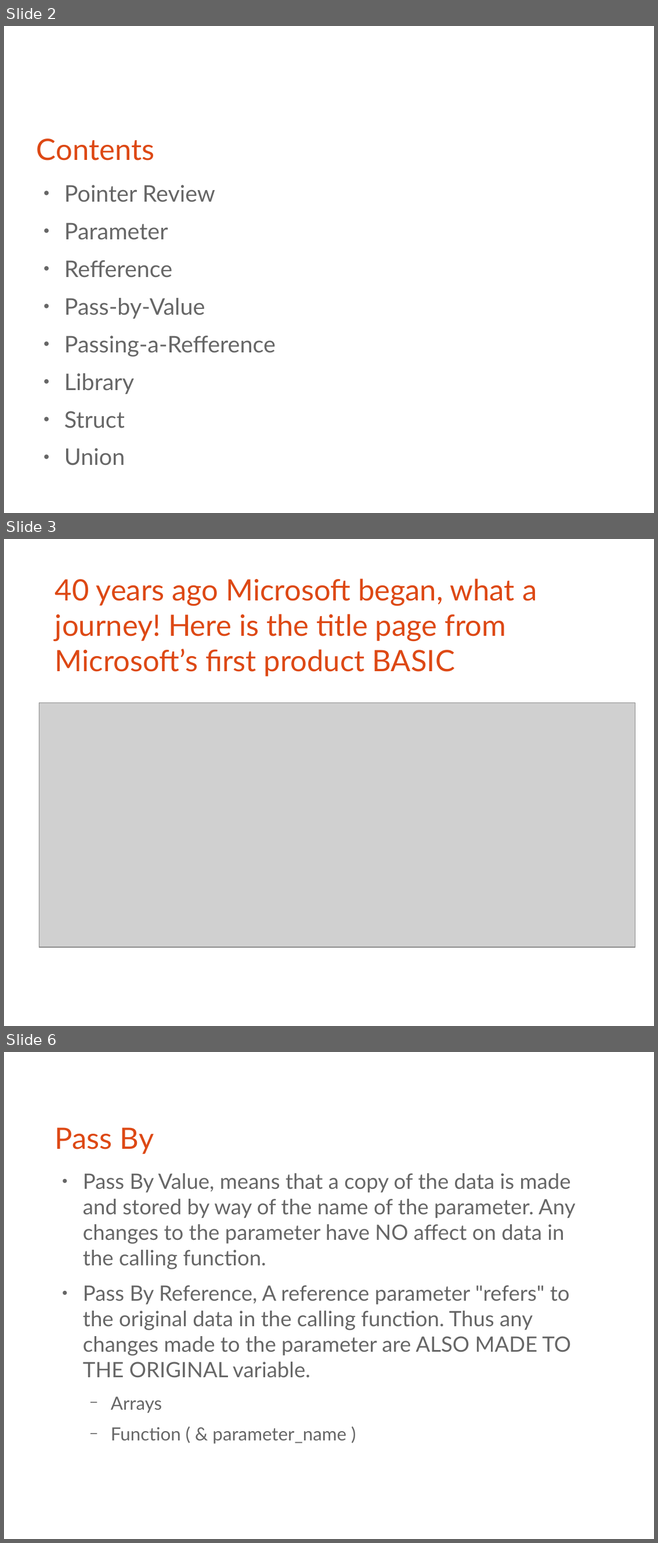
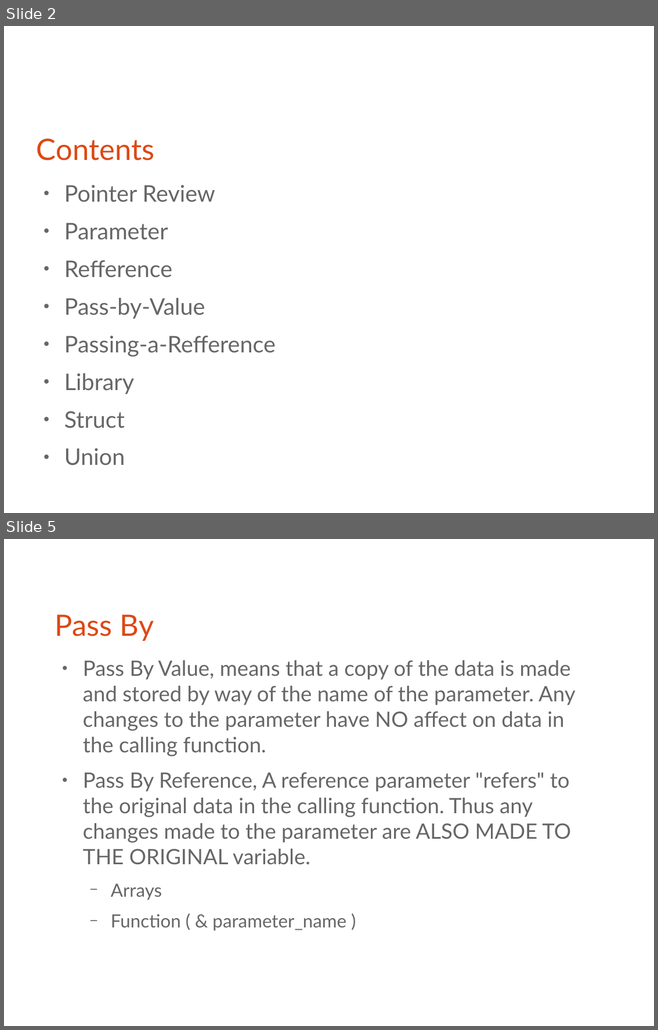
Before and after one commit to bagustris/prokom-tf, a slide deck: slide/prokom5.odp. Shown one above the other, each under a label of ours: slides 2, 3 and 6 before the commit, slides 2 and 5 after it; the slides between them are not shown. The pictures are 658x1543 and 658x1030 pixels, drawn with LibreOffice and Linux fonts; fonts in the diff are those of the drawing; grey boxes stand for pictures. Boxes give left, top, right and bottom in pixels: in the first picture for what was removed or moved away, otherwise in the second. Text is boxed around its words. In the diff, an @@ line names an element or a change of style, - is before the commit and + after.

```diff
--- a/slide/prokom5.odp
+++ b/slide/prokom5.odp
@@ slide 3 removed at <box>4,539,654,1026</box>, background #FFFFFF @@
@@ title removed at <box>55,578,536,676</box> @@
-40 years ago Microsoft began, what a journey! Here is the title page from Microsoft’s first product BASIC
@@ picture removed at <box>39,703,634,947</box> @@
@@ what was slide 6 is now slide 5 @@
```
Also in this commit, not shown: 6 slides changed, 1 slide added, 8 other files.
